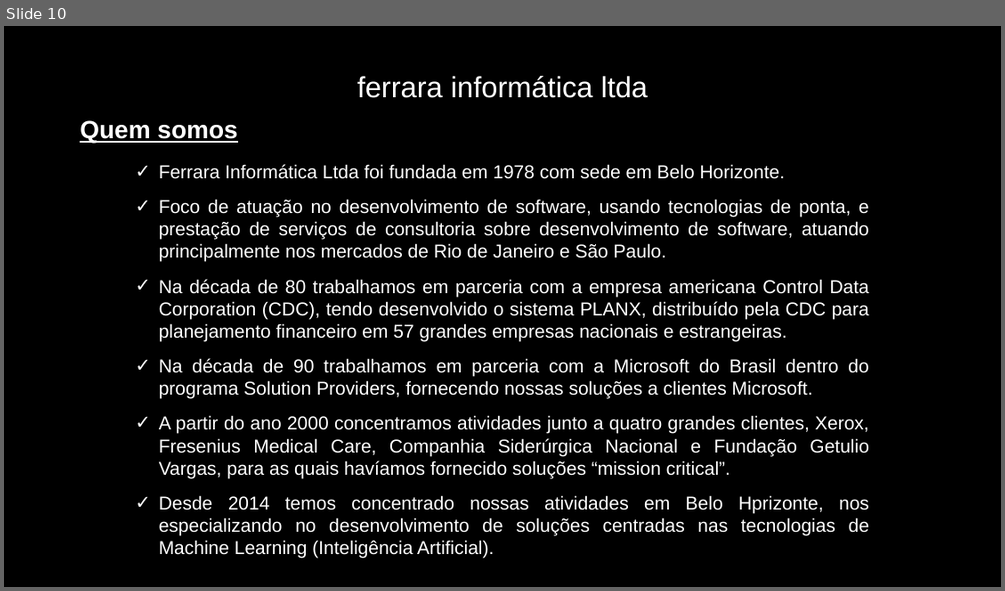
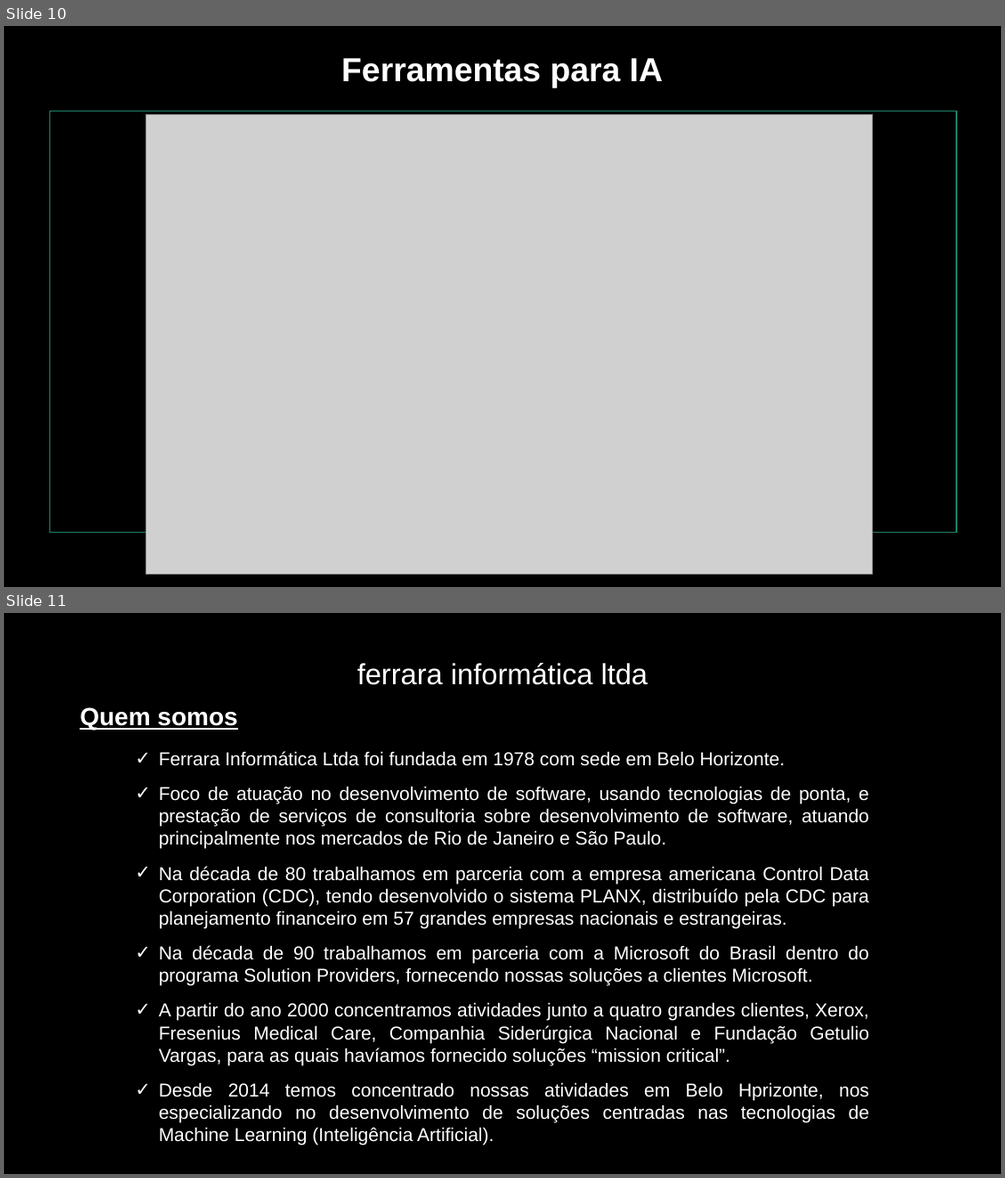
Before and after one commit to jerdantas/imagepipeline, a slide deck: VideoAnalytics.odp. Shown one above the other, each under a label of ours: slide 10 before the commit, slides 10 and 11 after it. The pictures are 1005x591 and 1005x1178 pixels, drawn with LibreOffice and Linux fonts; fonts in the diff are those of the drawing; grey boxes stand for pictures. Boxes give left, top, right and bottom in pixels: in the first picture for what was removed or moved away, otherwise in the second. Text is boxed around its words. In the diff, an @@ line names an element or a change of style, - is before the commit and + after.

```diff
--- a/VideoAnalytics.odp
+++ b/VideoAnalytics.odp
@@ slide 10 added at bbox=[4, 26, 1001, 587], background #000000 @@
@@ title added at bbox=[341, 58, 663, 87], 32 pt, text #FFFFFF, bold @@
+Ferramentas para IA
@@ rectangle added at bbox=[49, 111, 956, 532], outline #1E8167 0.99 pt @@
@@ picture added at bbox=[146, 114, 873, 573] @@
@@ what was slide 10 is now slide 11 @@
```
Also in this commit, not shown: 1 other file.
